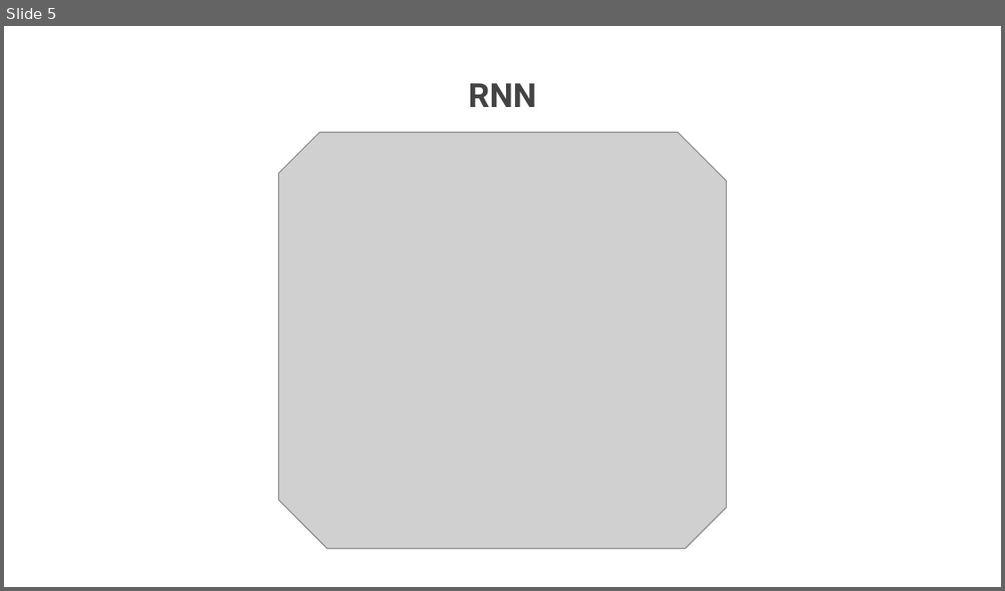
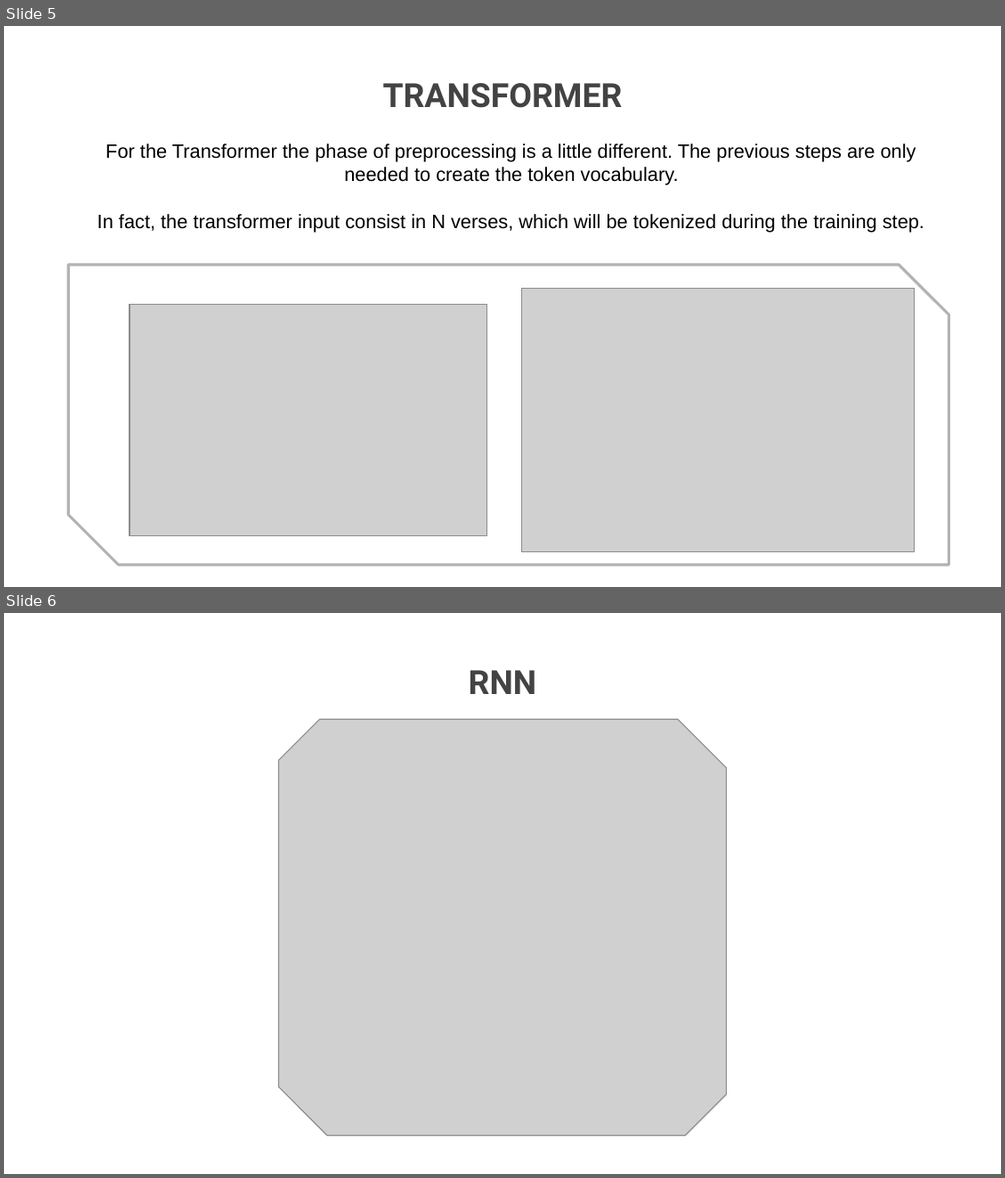
Before and after one commit to amrlnic/TheDeepComedy, a slide deck: DL-PRESENTATION.pptx. Shown one above the other, each under a label of ours: slide 5 before the commit, slides 5 and 6 after it. The pictures are 1005x591 and 1005x1178 pixels, drawn with LibreOffice and Linux fonts; fonts in the diff are those of the drawing; grey boxes stand for pictures; background and template pictures are left out. Boxes give left, top, right and bottom in pixels: in the first picture for what was removed or moved away, otherwise in the second. Text is boxed around its words. In the diff, an @@ line names an element or a change of style, - is before the commit and + after.

```diff
--- a/DL-PRESENTATION.pptx
+++ b/DL-PRESENTATION.pptx
@@ slide 5 added at (4, 26, 1001, 587), background picture (left out) @@
@@ title added at (383, 83, 623, 108), 24 pt, text #434343, bold @@
+TRANSFORMER
@@ text added at (97, 143, 924, 232), 14 pt, text #000000 @@
+For the Transformer the phase of preprocessing is a little different. The previous steps are only needed to create the token vocabulary.
+In fact, the transformer input consist in N verses, which will be tokenized during the training step.
@@ snip diag rect added at (69, 265, 949, 564), fill #FFFFFF, outline #B4B4B4 2 pt @@
@@ picture added at (521, 289, 914, 551) @@
@@ picture added at (129, 304, 486, 535) @@
@@ what was slide 5 is now slide 6 @@
```
Also in this commit, not shown: 3 other slides added.
